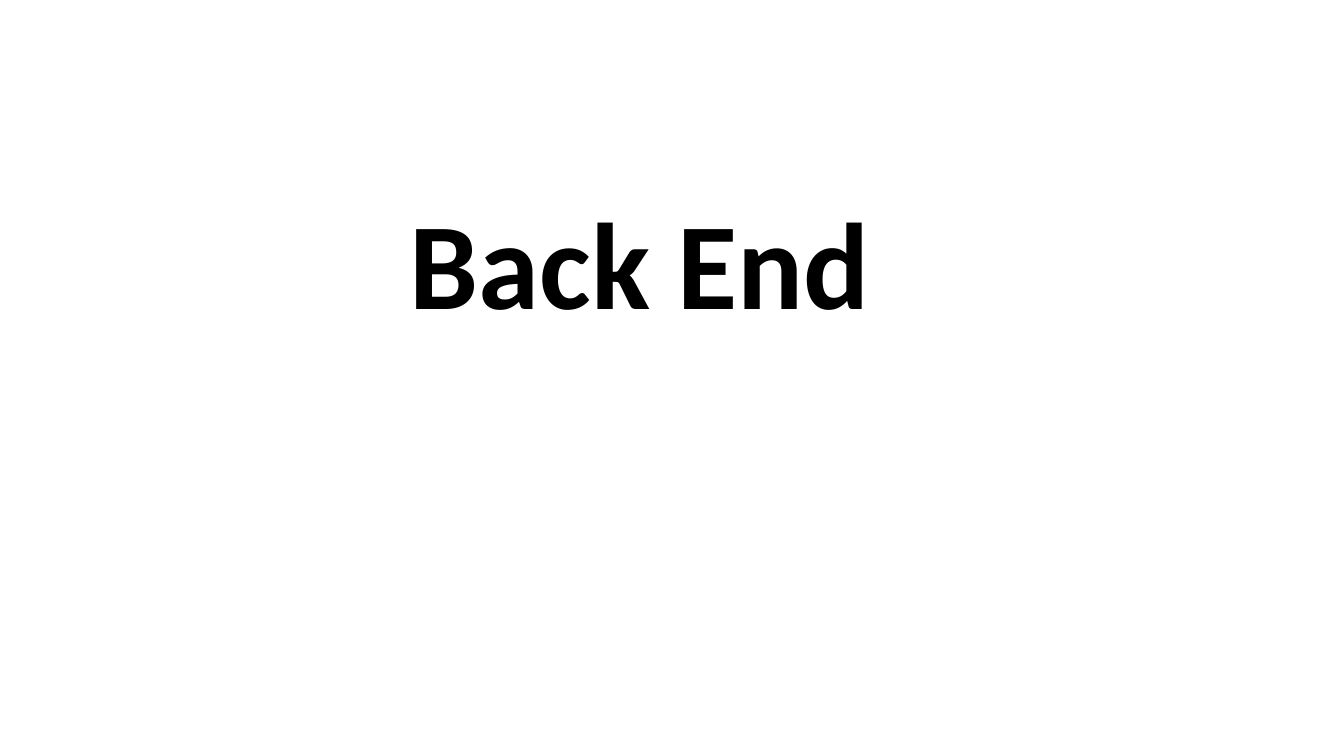
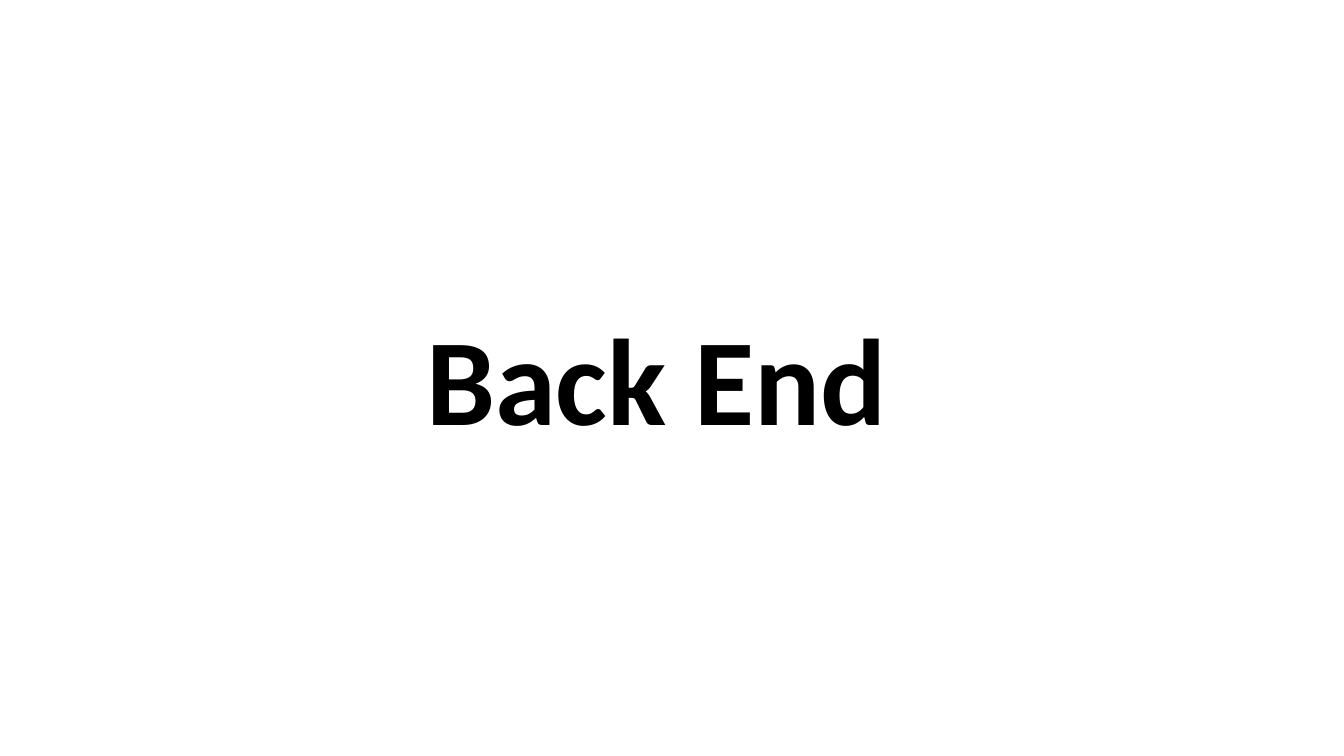
Before and after one commit to r-kass/gNetPlus, a slide deck: slide 5 of hackathon pres3.pptx. Drawn at 1344x756 pixels with LibreOffice and Linux fonts; fonts in the diff are those of the drawing; background and template pictures are left out. Boxes give left, top, right and bottom in pixels: in the first picture for what was removed or moved away, otherwise in the second. Text is boxed around its words. In the diff, an @@ line names an element or a change of style, - is before the commit and + after.

```diff
--- a/hackathon pres3.pptx
+++ b/hackathon pres3.pptx
@@ title "Back End": place and size @@
-title "Back End" at bbox=[410, 222, 870, 310]
+title "Back End" at bbox=[426, 338, 886, 426]
```
Also in this commit, not shown: 4 other slides changed, 1 slide added, 2 slides removed, 1 other file.
